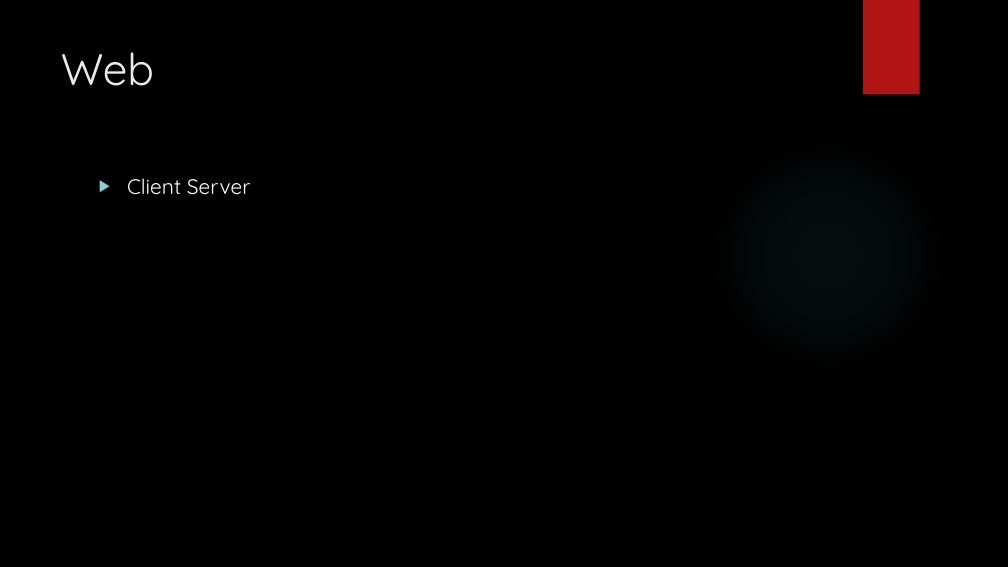
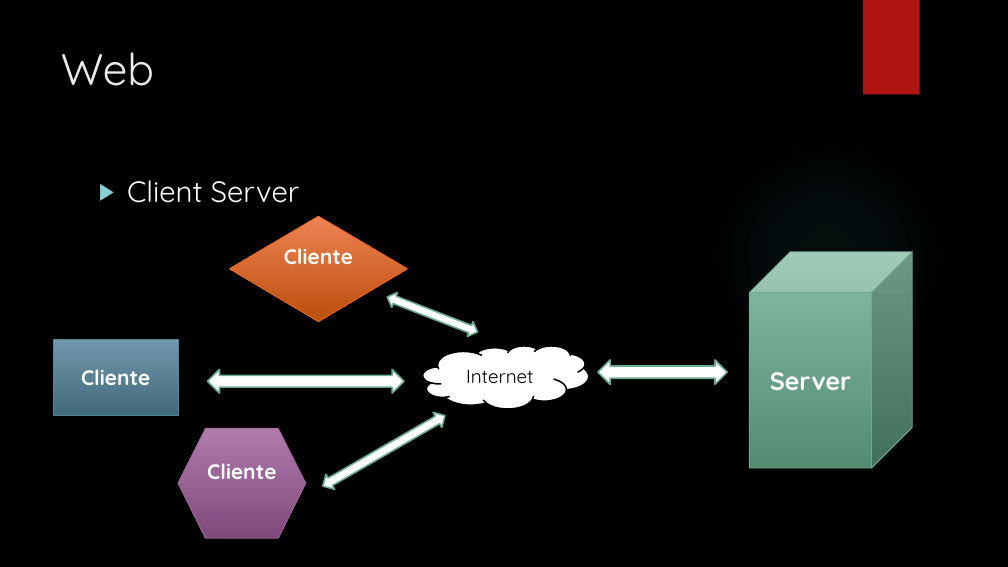
Before and after one commit to leolana/AspnetMvcLab, a slide deck: slide 2 of Presentation/AspNetMvc.pptx. Drawn at 1008x567 pixels with LibreOffice and Linux fonts; fonts in the diff are those of the drawing; background and template pictures are left out. Boxes give left, top, right and bottom in pixels: in the first picture for what was removed or moved away, otherwise in the second. Text is boxed around its words. In the diff, an @@ line names an element or a change of style, - is before the commit and + after.

```diff
--- a/Presentation/AspNetMvc.pptx
+++ b/Presentation/AspNetMvc.pptx
@@ text "Client Server" at <box>127,180,300,203</box>: size 20 to 28 pt @@
@@ diamond added at <box>230,216,408,321</box>, fill gradient #EE8455 to #BC4F0E, outline #EA6312 0.75 pt, 20 pt, text #FFFFFF, bold @@
+Cliente
@@ cube added at <box>749,252,912,468</box>, fill gradient #89BDA7 to #538C74, outline #6AAC90 0.75 pt, 24 pt, text #FFFFFF, bold @@
+Server
@@ left right arrow added at <box>385,289,481,339</box>, fill #FFFFFF, outline #6AAC90 1.5 pt @@
@@ rectangle added at <box>54,340,178,415</box>, fill gradient #7198AB to #436A7C, outline #54849A 0.75 pt, 20 pt, text #FFFFFF, bold @@
+Cliente
@@ cloud added at <box>423,346,589,408</box>, fill #FFFFFF, outline #000000 1.5 pt, 18 pt, text #000000 @@
+Internet
@@ left right arrow added at <box>208,370,405,394</box>, fill #FFFFFF, outline #6AAC90 1.5 pt @@
@@ left right arrow added at <box>598,360,727,384</box>, fill #FFFFFF, outline #6AAC90 1.5 pt @@
@@ left right arrow added at <box>318,408,449,494</box>, fill #FFFFFF, outline #6AAC90 1.5 pt @@
@@ hexagon added at <box>178,428,306,538</box>, fill gradient #AF7CAC to #7F4B7C, outline #9E5E9B 0.75 pt, 20 pt, text #FFFFFF, bold @@
+Cliente
```
Also in this commit, not shown: 15 other slides changed, 1 slide added, 1 slide removed.
